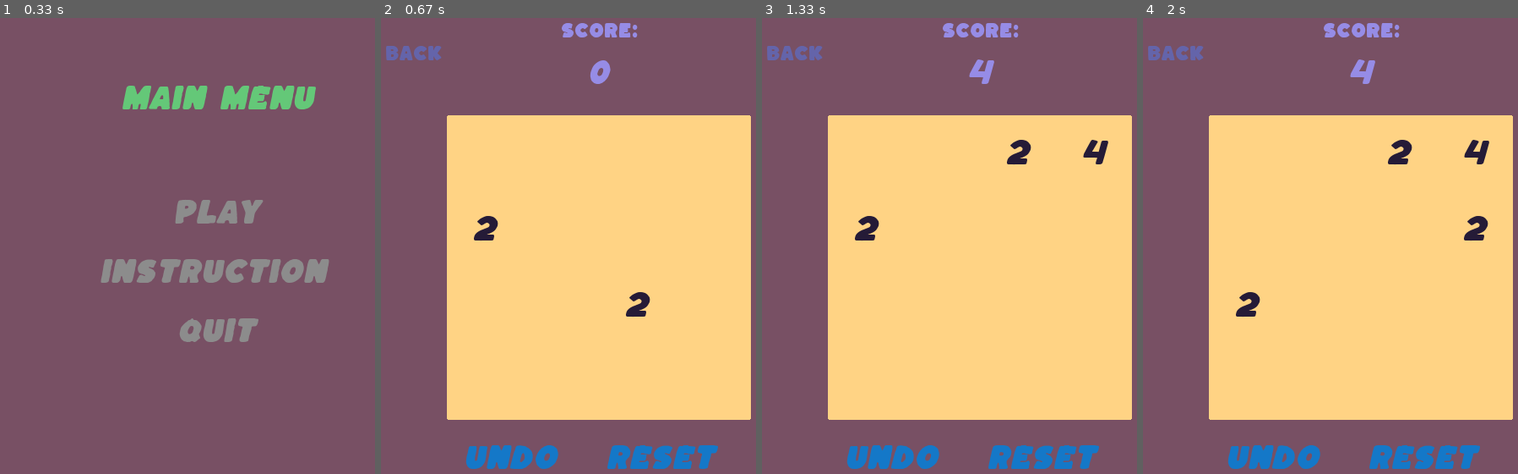
Above: before the commit, frames 1-4 (left to right).
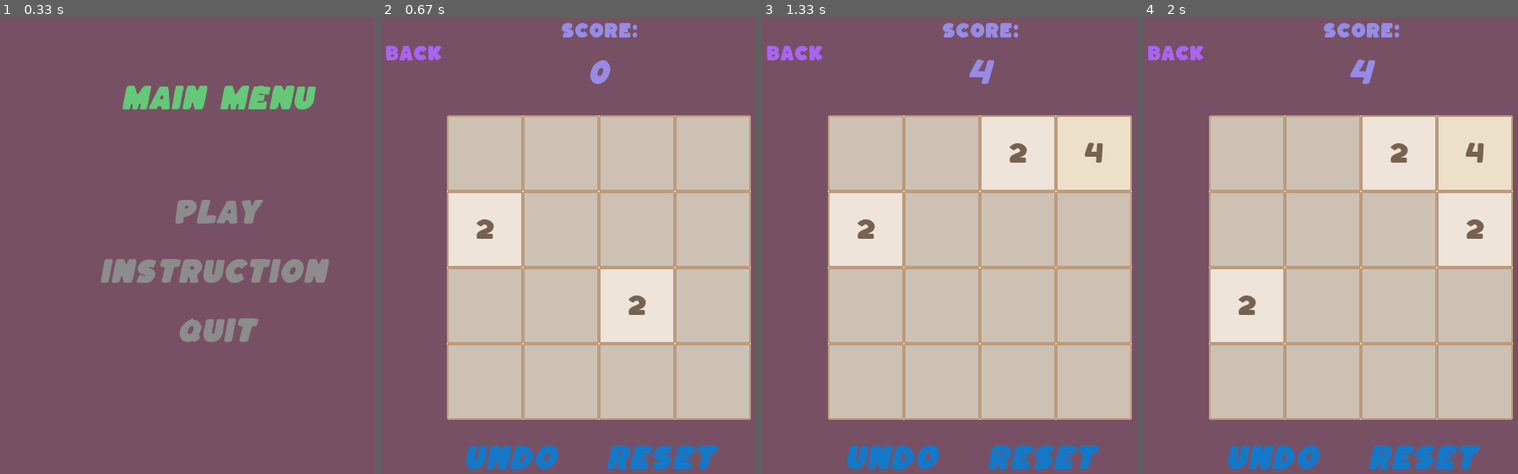
Above: after the commit, the same moments.

Repository: avisekksarma/2048
Game: pygame game, started from main.py
The game is run twice, just before and just after one commit, with the same random seed, the same clock (stepped at 60 frames per second) and the same inputs.
Inputs:
- Up to frame 1 (0.33 s): no input
- Up to frame 2 (0.67 s): click "PLAY" at 0.38 s
- Up to frame 3 (1.33 s): hold Right 0.67-1.13 s; hold Up from 1.17 s (still down)
- Up to frame 4 (2 s): release Up at 1.47 s; hold Right 1.5-1.97 s

Frame 1 is identical in both runs. In frame 2, 54% of the frame differs, in the area x 1-99%, y 6-89%; in frame 3, 54%; in frame 4, 54%.

Commit message:
game won logic made and color of squares managed

Diff:
--- a/GameTemplate.py
+++ b/GameTemplate.py
@@ -38,4 +38,5 @@
         except KeyError:
             pygame.quit()
             sys.exit()
+        pygame.display.set_caption(cls.screenObjs[cls.activeKey].title)
         cls.screenObjs[cls.activeKey].run()
--- a/constants.py
+++ b/constants.py
@@ -11,6 +11,10 @@
             'assets/OpenType/Kaph-Italic.otf', 32, 'heading')
     AssetManager.loadFont(
             'assets/OpenType/Kaph-Regular.otf', 20, 'text')
+    AssetManager.loadFont(
+            'assets/OpenType/Kaph-Regular.otf', 26, 'num1')
+    AssetManager.loadFont(
+            'assets/nasa/nasalization-rg.otf', 26, 'num2')
 
 class AssetManager(object):
     fonts = {}
--- a/game.py
+++ b/game.py
@@ -1,5 +1,4 @@
 from copy import deepcopy
-from re import A
 import sys
 import pygame
 import random
@@ -13,6 +12,34 @@
     topLeftPos = (SCREEN['width']*0.2, SCREEN['height']*0.2)
     # magic number place
     sqsize = 90
+    rectColorDict = {
+        '': (205,193,180),
+        '2': (238,228,218),
+        '4': (237,224,200),
+        '8': (242,177,121),
+        '16': (245,149,99),
+        '32': (246,124,96),
+        '64': (246,94,59),
+        '128': (237,207,115),
+        '256': (237,204,98),
+        '512': (237,200,80),
+        '1024': (237,197,63),
+        '2048': (237,194,45),
+    }
+    textColorDict = {
+        '': (255,255,255),
+        '2': (119, 98, 80),
+        '4': (119, 98, 80),
+        '8': (249, 220, 191),
+        '16': (249, 220, 191),
+        '32': (249, 220, 191),
+        '64': (249, 220, 191),
+        '128': (249, 220, 191),
+        '256': (249, 220, 191),
+        '512': (249, 220, 191),
+        '1024': (249, 220, 191),
+        '2048': (249, 220, 191),
+    }
 
 
     def __init__(self, window, size=4):
@@ -25,13 +52,14 @@
         self.randomList = [2 for i in range(9)]
         self.randomList.append(4)
         # surface setup of whole board
-        self.surf = pygame.Surface((self.sqsize*self.size, self.sqsize*self.size))
+        self.surface = pygame.Surface((self.sqsize*self.size, self.sqsize*self.size))
         # now surface is rectangle
-        self.surf = self.surf.get_rect(top=Board.topLeftPos[0], left=Board.topLeftPos[1])
+        self.surf = self.surface.get_rect(top=Board.topLeftPos[0], left=Board.topLeftPos[1])
         self.fillNextNumber()
         self.fillNextNumber()
         self.prevScore = 0
         self.score = 0
+        self.continuePlay = False
         # self.__initResources()
 
     # def __initResources(self):
@@ -83,7 +111,7 @@
                             self.score = self.score + self.board[i][j]
 
                             self.board[i][j+1]=''
-                            print((i,j))
+                            # print((i,j))
                             j=j+2
 
                             combined = True
@@ -276,7 +304,7 @@
                         self.board[j][i] = ''
                 # ==========================
 
-        print(self.unusedPos)
+        # print(self.unusedPos)
         if(moved or combined):
             self.fillNextNumber()
 
@@ -293,13 +321,21 @@
                     if self.board[i][j]=='':
                         self.unusedPos.append((i,j))
 
+    def isGameWon(self):
+        # print(self.board)
+        for i in range(4):
+            # print(self.board[i])
+            if 2048 in self.board[i]:
+               return True
 
     def render(self):
         pygame.draw.rect(self.window, (255, 211, 132), self.surf, 0, 10)
         for i in range(self.size):
             for j in range(self.size):
+                rectColor = Board.rectColorDict[str(self.board[i][j])]
+                textColor = Board.textColorDict[str(self.board[i][j])]
                 obj = TextRect(str(self.board[i][j]), (self.topLeftPos[0]+(
-                    self.sqsize*j), self.topLeftPos[1]+(self.sqsize*i)), (self.sqsize, self.sqsize))
+                    self.sqsize*j), self.topLeftPos[1]+(self.sqsize*i)), (self.sqsize, self.sqsize),rectColor,textColor)
                 obj.draw(self.window)
 
 
@@ -320,12 +356,13 @@
         resetBtn = Button(self.window,'RESET','heading',Button.sizes['medium'],pos,(20,120,200),(200,120,20),True,True)
         self.btns['resetBtn'] = resetBtn
         backBtn = Button(self.window, 'BACK', 'text', Button.sizes['standard'], (
-            SCREEN['width']*0.00-20, SCREEN['height']*0.02), (100, 100, 170), (125, 250, 195), True, True)
+            SCREEN['width']*0.00-20, SCREEN['height']*0.02), (170, 100, 240), (125, 250, 195), True, True)
         self.btns['backBtn'] = backBtn
 
 
     def render(self):
         self.window.fill((120, 80, 100))
+        # self.window.fill((168, 232, 144))
         pos = (SCREEN['width']//2, 20)
         AssetManager.renderFont(
             'text', 'Score:', (150, 140, 230), self.window, pos)
@@ -336,6 +373,53 @@
             self.btns[btn].render()
         self.gameBoard.render()
         pygame.display.update()
+
+    def manageGameWon(self):
+
+        if self.gameBoard.isGameWon():
+            surface = pygame.Surface(
+                (self.gameBoard.surf.width, self.gameBoard.surf.height))
+            surface.set_alpha(12)
+            surface.fill((210, 210, 210))
+            btns = {}
+            pos = (SCREEN['width']//2-158, SCREEN['height']//2-10)
+            # btns
+            contBtn = Button(self.window, 'CONTINUE', 'text',
+                            (150, 60), pos, (20, 120, 200), (200, 120, 20), True, True)
+            btns['contBtn'] = contBtn
+            pos = (pos[0]+contBtn.size[0]+20, pos[1])
+            newGameBtn = Button(self.window, 'NEW GAME', 'text',
+                                (150, 60), pos, (20, 120, 200), (200, 120, 20), True, True)
+            btns['newGameBtn'] = newGameBtn
+
+
+            running = True
+            clock = pygame.time.Clock()
+
+            while running:
+                clock.tick(FRAMERATE)
+                for event in pygame.event.get():
+                    if event.type == pygame.QUIT:
+                        pygame.quit()
+                        sys.exit(0)
+                    if event.type == pygame.MOUSEBUTTONDOWN:
+                        if btns['contBtn'].checkClick(event.pos):
+                            running = False
+                            self.gameBoard.continuePlay = True
+                        if btns['newGameBtn'].checkClick(event.pos):
+                            running = False
+                            self.gameBoard = self.gameBoard.resetGame(self.window)
+
+                # render part
+
+                self.window.blit(surface,self.gameBoard.surf)
+                pos = (SCREEN['width']//2, SCREEN['height']//2-100)
+                AssetManager.renderFont(
+                    'heading', 'You Won !!!', (55, 41, 72), self.window, pos)
+                for btn in btns:
+                    btns[btn].render()
+                pygame.display.update()
+                # render part ends
 
     def run(self):
         running = True
@@ -366,6 +450,8 @@
                         self.gameBoard.handleMovement(event.key)
 
             self.render()
+            if not self.gameBoard.continuePlay:
+                self.manageGameWon()
 
 
 # for i in range(4):
--- a/shapes.py
+++ b/shapes.py
@@ -53,7 +53,7 @@
 # Rectangle with text
 class  TextRect(object):
     # size = (w,h) and pos = (l,t)
-    def __init__(self,text,pos,size=(60,60),fillColor=(255, 211, 132),textColor=(37, 27, 55),fontKey='heading',isRounded=True,roundVal=2) -> None:
+    def __init__(self,text,pos,size=(60,60),fillColor=(205,173,142),textColor=(37, 27, 55),fontKey='num1',isRounded=True,roundVal=2) -> None:
         self.size = size
         self.pos = pos
         self.fillColor = fillColor
@@ -66,4 +66,5 @@
 
     def draw(self,window):
         pygame.draw.rect(window,self.fillColor,self.rect,0,self.roundVal)
+        pygame.draw.rect(window,(187, 155, 126),self.rect, 2, self.roundVal)
         AssetManager.renderFont(self.fontKey,self.text,self.textColor,window,self.rect.center)
Binary file added: assets/nasa/nasalization-rg.otf
Not shown, added: assets/nasa/typodermic-eula-03-2020.pdf
Not shown, added: assets/nasalization-free.zip
